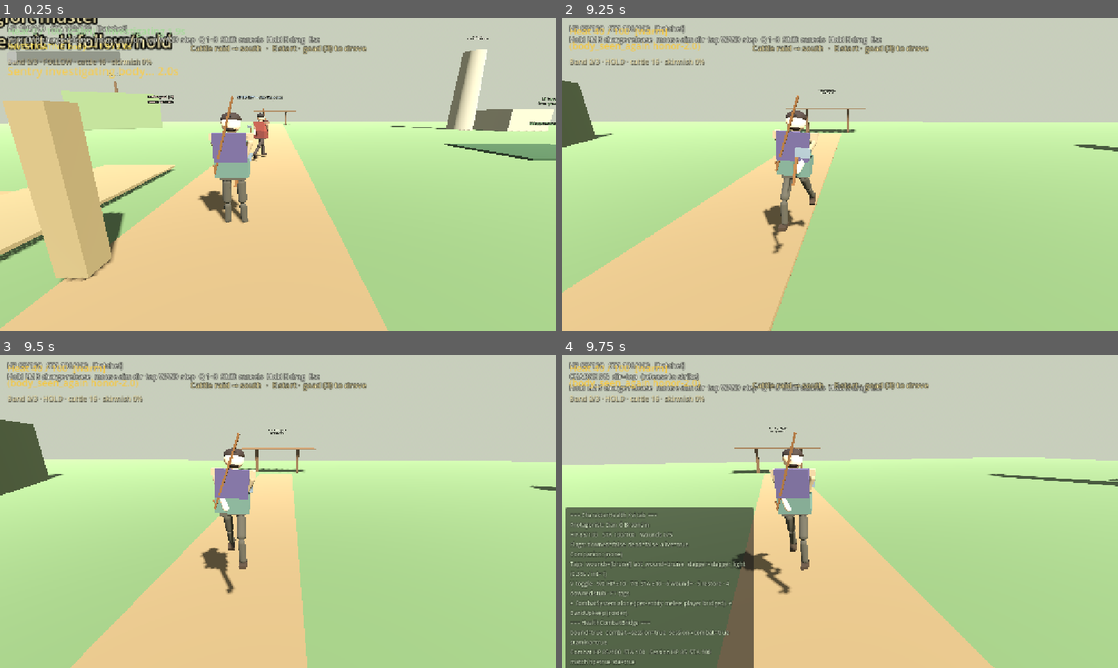
Above: before the commit, frames 1-4 (two rows, left to right).
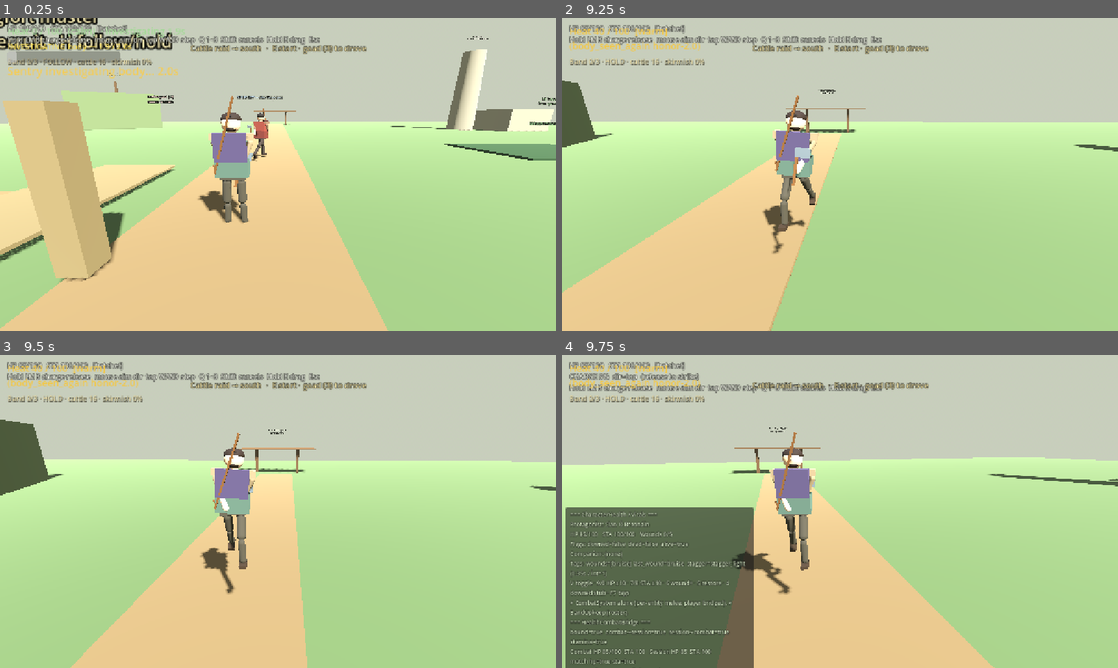
Above: after the commit, the same moments.

Repository: fortins4/devPlayground
Game: Godot game, scene res://scenes/main/main.tscn
Two runs of this game, one before a commit and one after it. Both use one fixed random seed, a clock stepped at 60 frames per second and the inputs below.
Inputs (mouse positions are in pixels of both pictures, inside the frame that each line leads up to):
- Up to frame 1 (0.25 s): no input
- Up to frame 2 (9.25 s): tap Enter at 0.5 s; move the mouse to (867, 174) at 0.52 s; hold W (move_forward) 0.53-5.78 s; tap F at 0.6, 1.55, 2.3, 3.05, 3.8, 4.55, 5.3, 6.05, 6.8, 7.55, 8.3, 9.05 s; click (867, 174) at 0.67 s; tap Space (jump) at 0.77, 1.52, 3.02, 3.77, 4.52, 6.02, 6.77, 7.52, 9.02 s; move the mouse to (812, 174) at 1.27 s; right-click (812, 174) at 1.35 s; move the mouse to (851, 168) at 2.02 s; press the mouse at (851, 168) at 2.03 s; move the mouse to (834, 180) at 2.77 s; release the mouse at (834, 180) at 2.78 s; tap H (band_toggle) at 2.85 s; click (834, 180) at 2.92 s; move the mouse to (878, 177) at 3.52 s; hold Ctrl (crouch) 3.53-4.28 s; move the mouse to (795, 171) at 4.27 s; tap Q (cycle_weapon) at 4.35 s; move the mouse to (845, 174) at 5.02 s; hold E (interact) 5.03-5.78 s; click (845, 174) at 5.17 s; move the mouse to (817, 168) at 5.77 s; hold D (move_right) 5.78-6.53 s; tap Shift (sprint) at 5.85 s; move the mouse to (867, 174) at 6.52 s; hold 3 (weapon_goad) 6.53-7.28 s; hold W (move_forward) 6.53-8.78 s; move the mouse to (812, 174) at 7.27 s; tap 1 (weapon_hatchet) at 7.35 s; click (812, 174) at 7.42 s; move the mouse to (851, 168) at 8.02 s; hold 2 (weapon_knife) 8.03-8.78 s; move the mouse to (834, 180) at 8.77 s; hold A (move_left) from 8.78 s (still down); tap Delete at 8.85 s
- Up to frame 3 (9.5 s): keep holding A (move_left)
- Up to frame 4 (9.75 s): move the mouse to (878, 514) at 9.52 s; release A (move_left) at 9.53 s; hold W (move_forward) from 9.53 s (still down); tap V at 9.6 s; click (878, 514) at 9.67 s

Frames 1-3 are identical in both runs. In frame 4, 1.3% of the frame differs, in the area x 1-33%, y 50-99%.
Error in both runs: Stack overflow. Check for infinite recursion in your script. (res://scripts/autoload/world_clock.gd:247)

Commit message:
systems: flank bonus table for open-side hits

Diff:
--- a/scripts/ui/health_debug_hud.gd
+++ b/scripts/ui/health_debug_hud.gd
@@ -10,6 +10,7 @@
 ##   F6 — print HatchetAttackTable dump + last resolved dir/tier/dmg/reach
 ##   F7 — print CombatTags catalog + last applied stagger/wound tags
 ##   F8 — print BlockPostureTable dump + current posture / last resolve
+##   F9 — print FlankBonusTable dump + last open-side resolve
 ##   9 / 0 — HP −10 / +10
 ##   7 / 8 — stamina −10 / +10
 ##   6 — add wound
@@ -72,6 +73,9 @@
 			KEY_F8:
 				_dump_block_posture_table()
 				get_viewport().set_input_as_handled()
+			KEY_F9:
+				_dump_flank_bonus_table()
+				get_viewport().set_input_as_handled()
 			KEY_9:
 				if CharacterHealth:
 					CharacterHealth.modify_hp(-10.0)
@@ -178,6 +182,15 @@
 		combat.dump_block_posture_table()
 	else:
 		print(BlockPostureTable.get_debug_text())
+	_refresh()
+
+
+func _dump_flank_bonus_table() -> void:
+	var combat := _find_player_combat()
+	if combat and combat.has_method("dump_flank_bonus_table"):
+		combat.dump_flank_bonus_table()
+	else:
+		print(FlankBonusTable.get_debug_text())
 	_refresh()
 
 
@@ -210,6 +223,10 @@
 		text += "\n" + combat.get_block_posture_debug_text()
 	else:
 		text += "\n" + BlockPostureTable.get_debug_text()
+	if combat and combat.has_method("get_flank_bonus_debug_text"):
+		text += "\n" + combat.get_flank_bonus_debug_text()
+	else:
+		text += "\n" + FlankBonusTable.get_debug_text()
 	label.text = text
 
 
--- a/systems/combat/block_posture_table.gd
+++ b/systems/combat/block_posture_table.gd
@@ -7,8 +7,7 @@
 ## for the cattle-farm starter kit. This table is the sparring foe resource:
 ## hold a face aligned with HatchetAttackTable dirs (&"top"/&"left"/&"right");
 ## matching attack dir → mitigate + chip posture + stamina cost; mismatch or
-## &"open" → full damage (open-side / flank bonus math is queue #2 — documented
-## only here).
+## &"open" → full damage + FlankBonusTable open-side multiplier (see flank_bonus_table.gd).
 ##
 ## Feel (anims, dummy face-switch AI, telegraph) stays Godot-owned — DATA +
 ## lookup helpers only. CombatSystem.enable_face_guard (default false) opts in.
@@ -64,7 +63,7 @@
 		"posture_chip": 0.0,
 		"recover_rate": 1.15,
 		"window_sec": 0.0,
-		"notes": "no guard — full damage; faster posture regen; flank bonus later (q2)",
+		"notes": "no guard — full damage + FlankBonusTable open_guard mult; faster posture regen",
 	},
 }
 
@@ -93,7 +92,7 @@
 
 static func is_open_side(guard_face: StringName, attack_dir: StringName) -> bool:
 	## True when attack does not hit the guarded face (mismatch or open guard).
-	## Queue #2 may attach flank bonus math to open-side hits — numbers TBD.
+	## Open-side hits get FlankBonusTable.bonus_for (CombatSystem applies when unmitigated).
 	return not faces_match(guard_face, attack_dir)
 
 
@@ -200,7 +199,7 @@
 		"guard_face": String(normalize_face(guard_face)) if guard_face != &"" else "",
 		"top_absorbs_to_break": top_absorbs_to_break(),
 		"regen_empty_to_full_sec": regen_empty_to_full_sec(),
-		"open_side_note": "mismatch/open → full damage; flank bonus formula = queue #2",
+		"open_side_note": "mismatch/open → full damage × FlankBonusTable (flank only when unmitigated)",
 	}
 
 
@@ -235,7 +234,7 @@
 		"match: guard_face == attack_dir (top/left/right) → mitigate; open/mismatch → full dmg"
 	)
 	lines.append(
-		"design: ~%d matched top absorbs to break · empty→full ~%.1fs · open-side flank = q2" % [
+		"design: ~%d matched top absorbs to break · empty→full ~%.1fs · open-side → FlankBonusTable" % [
 			int(d["top_absorbs_to_break"]),
 			float(d["regen_empty_to_full_sec"]),
 		]
--- a/systems/combat/combat_system.gd
+++ b/systems/combat/combat_system.gd
@@ -69,6 +69,7 @@
 var posture: float = BlockPostureTable.MAX_POSTURE
 var posture_break_left: float = 0.0
 var _last_guard_resolve: Dictionary = {}
+var _last_flank_resolve: Dictionary = {}
 var is_attacking: bool = false
 var attack_recovery_left: float = 0.0
 var hitbox_active_left: float = 0.0
@@ -574,15 +575,33 @@
 		cancel_charge()
 	var mitigated := 0.0
 	var attack_dir: StringName = DIRECTION_NAMES.get(strike_direction, &"top")
+	var face_mitigated := false
 	# Face-guard path (Systems BlockPostureTable). Independent of enable_block.
-	if enable_face_guard and posture_break_left <= 0.0:
-		var resolved := apply_guard_hit_cost(attack_dir, amount)
-		if bool(resolved.get("matched", false)):
-			mitigated = float(resolved.get("mitigated_amount", 0.0))
-			amount = float(resolved.get("remaining_damage", amount))
-			blocked.emit(_owner_body, from, mitigated)
-			if amount <= 0.01:
-				return 0.0
+	# Resolve order: (1) face-guard mitigate on match; (2) FlankBonusTable only when
+	# face guard does NOT mitigate (open / mismatch / posture-broken).
+	if enable_face_guard:
+		if posture_break_left <= 0.0:
+			var resolved := apply_guard_hit_cost(attack_dir, amount)
+			if bool(resolved.get("matched", false)):
+				mitigated = float(resolved.get("mitigated_amount", 0.0))
+				amount = float(resolved.get("remaining_damage", amount))
+				face_mitigated = true
+				blocked.emit(_owner_body, from, mitigated)
+				if amount <= 0.01:
+					_last_flank_resolve = {}
+					return 0.0
+		if not face_mitigated:
+			# Broken posture / open / mismatch → open-side flank bonus on remaining.
+			var guard_for_flank: StringName = (
+				&"open" if posture_break_left > 0.0 else guard_face
+			)
+			var flank: Dictionary = FlankBonusTable.resolve(
+				guard_for_flank, attack_dir, amount, not frontal
+			)
+			_last_flank_resolve = flank
+			amount = float(flank.get("dealt_damage", amount))
+		else:
+			_last_flank_resolve = {}
 	# Directional face-block (Godot sparring / enable_block): guarded face only.
 	elif enable_block and is_blocking and stamina > 0.0:
 		var face_match := strike_direction == guard_direction
@@ -1099,6 +1118,22 @@
 	)
 
 
+func get_flank_bonus_debug_text() -> String:
+	return FlankBonusTable.get_debug_text(_last_flank_resolve)
+
+
+func dump_flank_bonus_table() -> void:
+	## Cheap F5 probe — print FlankBonusTable + last open-side resolve.
+	print(get_flank_bonus_debug_text())
+	print(
+		"CombatSystem flank: enable_face_guard=%s guard=%s last_mult=%.2f" % [
+			str(enable_face_guard),
+			String(guard_face),
+			float(_last_flank_resolve.get("multiplier", 1.0)) if not _last_flank_resolve.is_empty() else 1.0,
+		]
+	)
+
+
 ## Apply a stagger tag onto this entity (short CC stub countdown).
 func apply_stagger_tag(tag: StringName) -> Dictionary:
 	var entry: Dictionary = CombatTags.stagger_entry(tag)
--- /dev/null
+++ b/systems/combat/flank_bonus_table.gd
@@ -0,0 +1,155 @@
+class_name FlankBonusTable
+extends RefCounted
+## Open-side / flank damage multipliers — greybox data surface.
+##
+## When attack direction does not match the defender's face guard (or guard is
+## &"open"), apply a damage multiplier on the **unmitigated** hit. Matched face
+## guard → 1.0 (no flank bonus). Feel (anims, telegraph, dummy AI) stays
+## Godot-owned — DATA + lookup helpers only.
+##
+## Resolve order (CombatSystem.apply_damage):
+##   1. Face-guard mitigate via BlockPostureTable (matched only).
+##   2. Flank bonus applies **only when face guard does NOT mitigate**
+##      (open / mismatch / posture-broken). Matched absorb → no flank.
+##   3. Optional rear (world-space behind defender, `frontal == false`) uses
+##      REAR_MULT when the hit is already open-side.
+##
+## Hatchet dirs are top/left/right only — no dedicated "back" strike axis.
+## Rear is world facing from CombatSystem._is_frontal, not a table direction.
+
+## Categories (mutually exclusive face outcomes; rear overlays open-side).
+## open_guard: defender holds &"open" (or broken posture treated as open).
+## wrong_face: holding a real face, attack hits a different axis.
+## rear: open-side + attacker behind defender (world space).
+const OPEN_GUARD_MULT: float = 1.25
+const WRONG_FACE_MULT: float = 1.20
+const REAR_MULT: float = 1.35
+const MATCHED_MULT: float = 1.0
+
+## Kind tags returned by classify() / resolve().
+const KIND_MATCHED: StringName = &"matched"
+const KIND_OPEN_GUARD: StringName = &"open_guard"
+const KIND_WRONG_FACE: StringName = &"wrong_face"
+const KIND_REAR: StringName = &"rear"
+
+
+static func _norm_guard(guard_face: StringName) -> StringName:
+	return BlockPostureTable.normalize_face(guard_face)
+
+
+static func _norm_attack(attack_dir: StringName) -> StringName:
+	## Hatchet axes only (top/left/right). Unknown → default top.
+	if attack_dir in HatchetAttackTable.DIRECTIONS:
+		return attack_dir
+	return HatchetAttackTable.normalize_direction(attack_dir)
+
+
+static func classify(guard_face: StringName, attack_dir: StringName, is_rear: bool = false) -> StringName:
+	## Face outcome first; rear only labels open-side hits from behind.
+	var g := _norm_guard(guard_face)
+	var a := _norm_attack(attack_dir)
+	if BlockPostureTable.faces_match(g, a):
+		return KIND_MATCHED
+	if is_rear:
+		return KIND_REAR
+	if BlockPostureTable.is_open(g):
+		return KIND_OPEN_GUARD
+	return KIND_WRONG_FACE
+
+
+static func bonus_for(
+	guard_face: StringName,
+	attack_dir: StringName,
+	is_rear: bool = false,
+) -> float:
+	## Damage multiplier. 1.0 when face-matched / guarded; >1 on open-side.
+	var kind := classify(guard_face, attack_dir, is_rear)
+	match kind:
+		KIND_MATCHED:
+			return MATCHED_MULT
+		KIND_REAR:
+			return REAR_MULT
+		KIND_OPEN_GUARD:
+			return OPEN_GUARD_MULT
+		_:
+			return WRONG_FACE_MULT
+
+
+static func resolve(
+	guard_face: StringName,
+	attack_dir: StringName,
+	incoming_damage: float,
+	is_rear: bool = false,
+) -> Dictionary:
+	## Pure data — caller multiplies HP. Assumes incoming is already
+	## post-mitigation remaining (or full damage when unmitigated).
+	var g := _norm_guard(guard_face)
+	var a := _norm_attack(attack_dir)
+	var kind := classify(g, a, is_rear)
+	var mult := bonus_for(g, a, is_rear)
+	var incoming := maxf(0.0, incoming_damage)
+	var dealt := incoming * mult
+	return {
+		"guard_face": g,
+		"attack_dir": a,
+		"is_rear": is_rear,
+		"kind": kind,
+		"open_side": kind != KIND_MATCHED,
+		"multiplier": mult,
+		"incoming_damage": incoming,
+		"dealt_damage": dealt,
+		"bonus_damage": maxf(0.0, dealt - incoming),
+	}
+
+
+static func to_debug_dict(last_resolve: Dictionary = {}) -> Dictionary:
+	return {
+		"matched_mult": MATCHED_MULT,
+		"open_guard_mult": OPEN_GUARD_MULT,
+		"wrong_face_mult": WRONG_FACE_MULT,
+		"rear_mult": REAR_MULT,
+		"resolve_order": "face-guard mitigate first; flank only when unmitigated",
+		"kinds": {
+			"matched": MATCHED_MULT,
+			"open_guard": OPEN_GUARD_MULT,
+			"wrong_face": WRONG_FACE_MULT,
+			"rear": REAR_MULT,
+		},
+		"last_resolve": last_resolve.duplicate() if not last_resolve.is_empty() else {},
+	}
+
+
+static func get_debug_text(last_resolve: Dictionary = {}) -> String:
+	var d := to_debug_dict(last_resolve)
+	var lines: PackedStringArray = PackedStringArray()
+	lines.append("=== FlankBonusTable (open-side multipliers) ===")
+	lines.append(
+		"matched %.2f · open_guard %.2f · wrong_face %.2f · rear %.2f" % [
+			float(d["matched_mult"]),
+			float(d["open_guard_mult"]),
+			float(d["wrong_face_mult"]),
+			float(d["rear_mult"]),
+		]
+	)
+	lines.append(
+		"order: BlockPosture mitigate first → flank ONLY when face does NOT mitigate"
+	)
+	lines.append(
+		"open_side = mismatch or open guard; rear = open_side + attacker behind (world)"
+	)
+	if not last_resolve.is_empty():
+		lines.append(
+			"last resolve: guard=%s atk=%s rear=%s kind=%s mult=%.2f in=%.1f dealt=%.1f" % [
+				String(last_resolve.get("guard_face", &"")),
+				String(last_resolve.get("attack_dir", &"")),
+				str(last_resolve.get("is_rear", false)),
+				String(last_resolve.get("kind", &"")),
+				float(last_resolve.get("multiplier", 1.0)),
+				float(last_resolve.get("incoming_damage", 0.0)),
+				float(last_resolve.get("dealt_damage", 0.0)),
+			]
+		)
+	else:
+		lines.append("last resolve: (none yet)")
+	lines.append("F5 probe: press F9 — flank bonus dump (see systems/combat/README.md)")
+	return "\n".join(lines)
Not shown, added: systems/combat/flank_bonus_table.gd.uid
Not shown, changed: systems/combat/README.md
